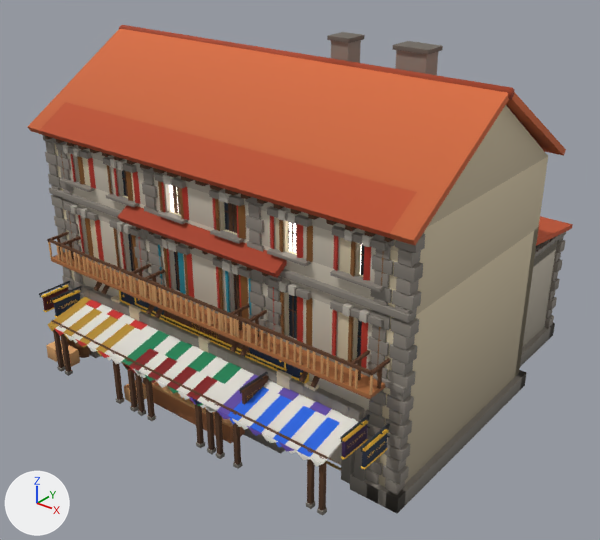
The glTF model assets/island/plaza_shops_low.glb as it was, and as the next commit left it.
Before and after are seen from a 50 mm camera at (25.3, -30.5, 24.7) aimed at (0.6, 0.4, 5.5). The axes (+X, +Y, +Z) are drawn at lower left. The lights are the same throughout. The picture after the commit comes second. Objects named as collision shapes, trigger or cutter boxes, shadow casters or lower levels of detail are left out. Where no turn or scale is listed for an object, it has been applied to the vertices. Vertices at exactly the same position are counted once.

Names of what the first picture shows: 'house_e_LOD1', 'ship_store_LOD1', 'shop_clothes_LOD1', 'shop_pets_LOD1'.
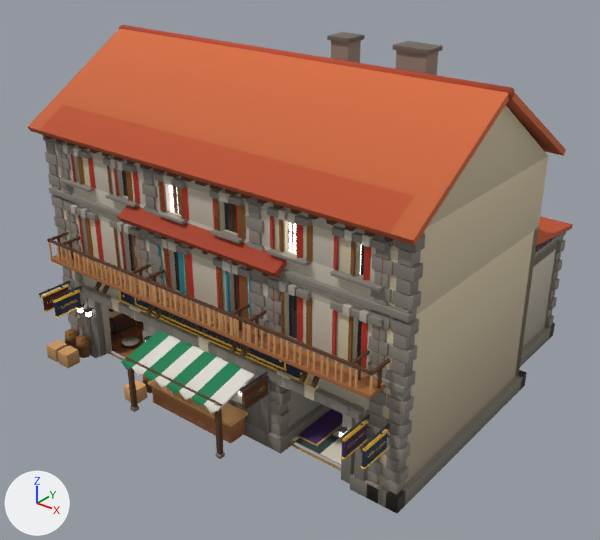
Where the newer file only moved an object's origin or applied its transform, the numbers keep the older frame.

Patch to the scene script:
```diff
--- a/assets/island/plaza_shops_low.glb.py
+++ b/assets/island/plaza_shops_low.glb.py
@@ me_ship_store_lod1 @@
 # used by ob_ship_store_lod1; location = (0.0, -1.02, 8.63)
-me_ship_store_lod1.from_pydata(...)  # 19781 vertices, 29359 faces; spans x -11.6..11.6, y -7.8..7.8, z -8.9..8.9
+me_ship_store_lod1.from_pydata(...)  # 19367 vertices, 28699 faces; spans x -11.6..11.6, y -7.2..7.8, z -8.9..8.9
+# me_ship_store_lod1 part 1: 42 loose pieces with 414 vertices, spanning x -9.1..9.1, y -7.8..-5.0, z -8.6..-5.0, are deleted
+# me_ship_store_lod1 part 2: 1167 kept faces spanning x -11.2..11.2, y -7.2..6.5, z -8.6..3.8 get new vertex colours
+# other edits to the shape of me_ship_store_lod1 do not show in these pictures
 me_ship_store_lod1.materials.append(mat_plaza_solid)
@@ me_shop_clothes_lod1 @@
 # used by ob_shop_clothes_lod1; location = (0.0, 1.87, 8.63)
-me_shop_clothes_lod1.from_pydata(...)  # 29332 vertices, 37475 faces; spans x -10.6..10.6, y -10.7..10.7, z -8.9..8.9
+me_shop_clothes_lod1.from_pydata(...)  # 29053 vertices, 37033 faces; spans x -10.6..10.6, y -10.1..10.7, z -8.9..8.9
+# me_shop_clothes_lod1 part 3: 28 loose pieces with 276 vertices, spanning x -8.6..8.6, y -10.7..-7.9, z -8.6..-5.0, are deleted
+# me_shop_clothes_lod1 part 4: 364 vertices moved within x -9.6..9.6, y -9.5..9.6, z -8.6..-3.4; 345 vertices removed from x -9.6..9.5, y -9.6..9.6, z -8.6..-3.4; 342 vertices added at x -9.6..9.6, y -9.7..9.6, z -8.6..-3.4
+# me_shop_clothes_lod1 part 5: 2082 kept faces spanning x -10.2..10.2, y -10.1..10.2, z -8.6..3.8 get new vertex colours
 me_shop_clothes_lod1.materials.append(mat_plaza_solid)
```

Location of each change, (x1, y1, x2, y2) in pixels of the pictures (600 x 540 px; the box of a moved part takes in the faces that stretch with it):
'ship_store_LOD1', reshaped
    before: (28, 25, 566, 515)
    after: (28, 25, 566, 513)
'shop_clothes_LOD1', reshaped
    before: (39, 41, 573, 509)
    after: (39, 27, 573, 504)
part 1 of me_ship_store_lod1, deleted
    before: (48, 297, 358, 515)
part 2 of me_ship_store_lod1, edited (looks the same)
    both: (43, 135, 425, 495)
part 3 of me_shop_clothes_lod1, deleted
    before: (54, 300, 348, 509)
part 4 of me_shop_clothes_lod1, moved or reshaped (not visible before)
    after: (75, 299, 386, 395)
part 5 of me_shop_clothes_lod1, edited (looks the same)
    both: (60, 146, 564, 475)
